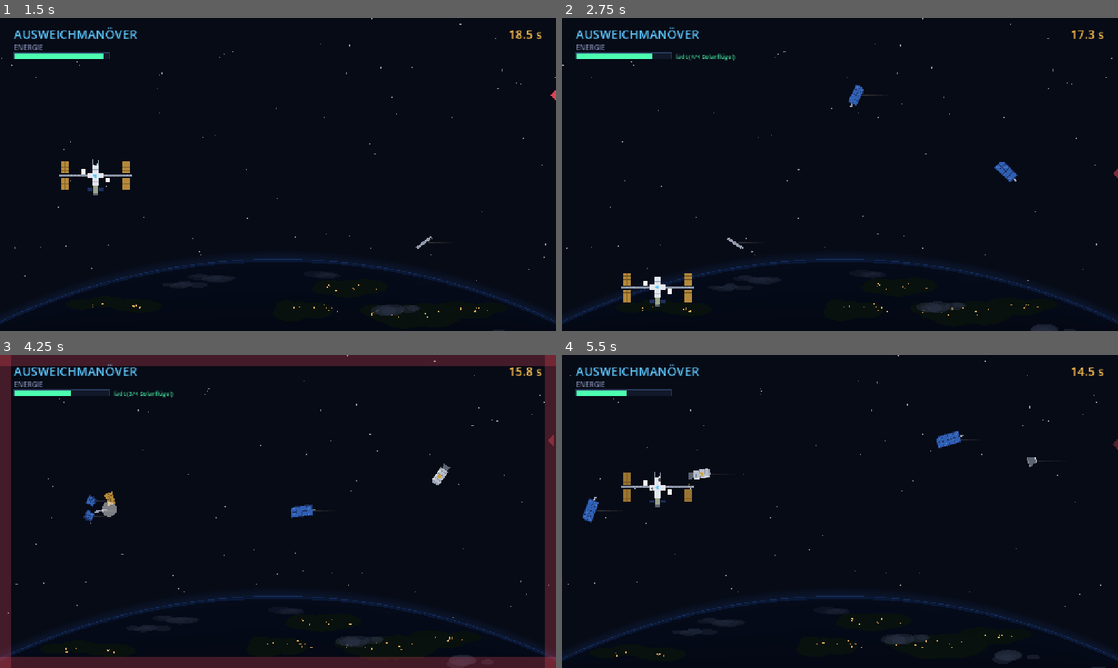
Above: before the commit, frames 1-4 (two rows, left to right).
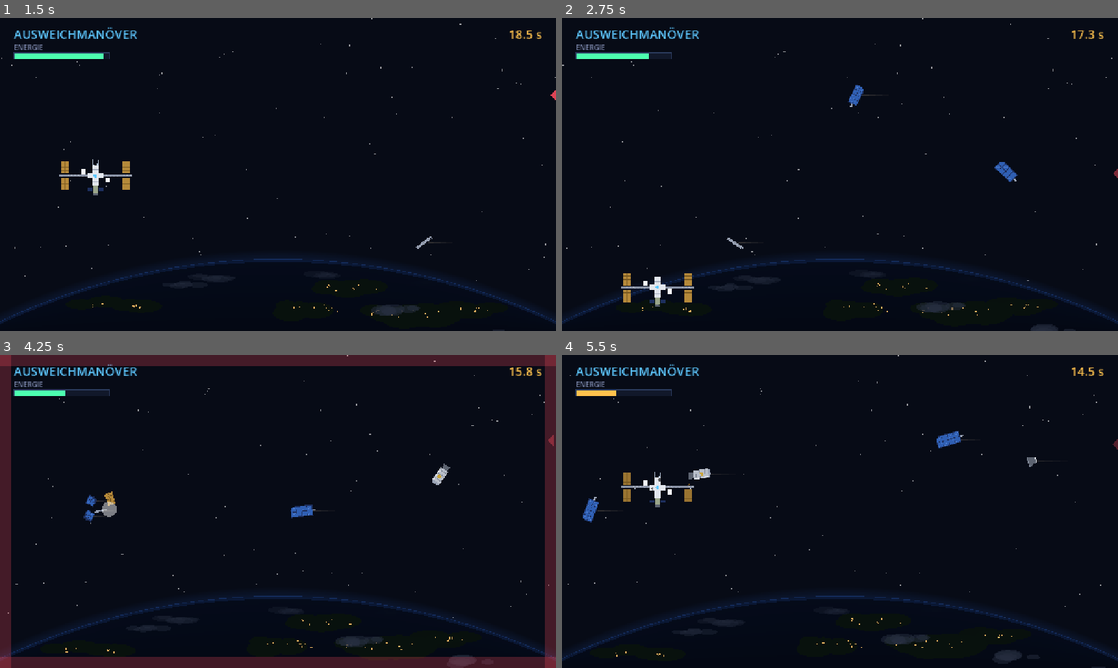
Above: after the commit, the same moments.

Repository: Isaac-davila/jku-space
Game: Godot game, scene res://scenes/minigames/dodge/dodge.tscn
Same seed, same stepped clock (60 frames per second), same inputs: the game is played once before the commit and once after it. This scene is started directly instead of the project's main scene.
Inputs (mouse positions are in pixels of both pictures, inside the frame that each line leads up to):
- Up to frame 1 (1.5 s): tap Enter at 0.5 s; move the mouse to (400, 158) at 0.52 s; hold D (move_right) 0.53-1.28 s; hold Space (interact) 0.53-1.28 s; click (400, 158) at 0.67 s; move the mouse to (166, 190) at 1.27 s; hold S (move_down) from 1.28 s (still down); tap E at 1.35 s
- Up to frame 2 (2.75 s): move the mouse to (895, 105) at 2.02 s; release S (move_down) at 2.03 s; hold D (move_right) from 2.03 s (still down); tap Enter at 2.1 s
- Up to frame 3 (4.25 s): move the mouse to (250, 574) at 2.77 s; release D (move_right) at 2.78 s; hold W (move_up) 2.78-3.53 s; tap Space (interact) at 2.85 s; click (250, 574) at 2.92 s; move the mouse to (444, 558) at 3.52 s; hold A (move_left) from 3.53 s (still down); tap E at 3.6 s
- Up to frame 4 (5.5 s): move the mouse to (673, 464) at 4.27 s; tap Enter at 4.35 s; move the mouse to (867, 511) at 5.02 s; release A (move_left) at 5.03 s; hold S (move_down) from 5.03 s (still down); hold Space (interact) from 5.03 s (still down); click (867, 511) at 5.17 s

Frame 1 is identical in both runs. In frame 2, 0.1% of the frame differs, in the area x 15-32%, y 11-14%; in frame 3, 0.1%; in frame 4, 0.2%, in the area x 2-12%, y 11-14%.

Commit message:
Ausweichmanöver: Energie lädt langsamer auf
Co-Authored-By: Claude Opus 5.5 <noreply@anthropic.com>
Claude-Session: https://claude.ai/code/session_01QXFXsQhGLuei6RznqMua8p

Diff:
--- a/scenes/minigames/dodge/dodge.gd
+++ b/scenes/minigames/dodge/dodge.gd
@@ -41,8 +41,8 @@
 # Energie für die Triebwerke
 const ENERGY_MAX := 100.0
 const ENERGY_USE := 30.0       # Verbrauch pro Sekunde bei vollem Schub
-const ENERGY_REGEN := 12.0     # Aufladung pro Sekunde (mit allen 4 Solarflügeln)
-const REGEN_DELAY := 0.5       # so lange nach dem letzten Schub, bis wieder geladen wird
+const ENERGY_REGEN := 5.0      # Aufladung pro Sekunde mit allen 4 Solarflügeln (jeder verlorene Flügel: −25 %)
+const REGEN_DELAY := 1.0       # so lange nach dem letzten Schub, bis wieder geladen wird
 
 # Müllmenge: Abstand zwischen zwei Teilen am Anfang → am Ende (Sekunden)
 const SPAWN_START := 0.8       # vorher 0.5
